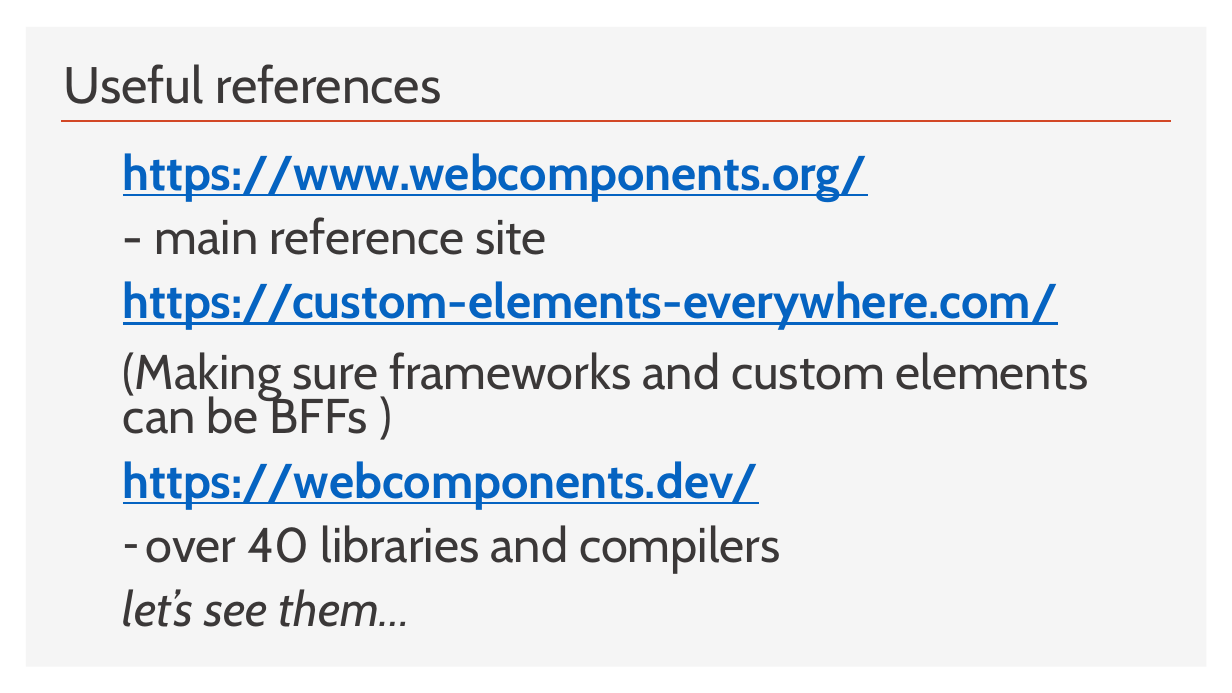
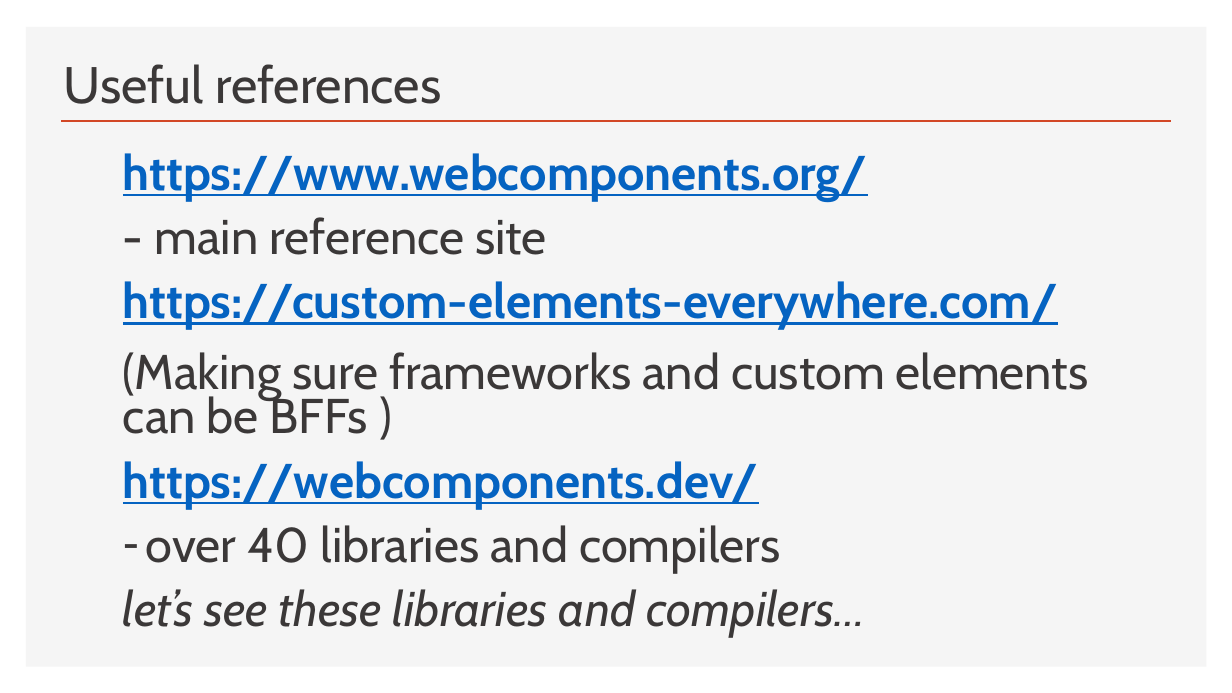
Before and after one commit to iwswordpress/ndc-london-web-components, a slide deck: slide 31 of talk.pptx (slide 29 before the commit). Drawn at 1232x693 pixels with LibreOffice and Linux fonts; fonts in the diff are those of the drawing. Boxes give left, top, right and bottom in pixels: in the first picture for what was removed or moved away, otherwise in the second. Text is boxed around its words. In the diff, an @@ line names an element or a change of style, - is before the commit and + after.

```diff
--- a/talk.pptx
+++ b/talk.pptx
@@ text at [123, 589, 864, 637]: text changed @@
-  let’s see them…
+  let’s see these libraries and compilers…
```
Also in this commit, not shown: 2 other slides changed, 2 slides added.
